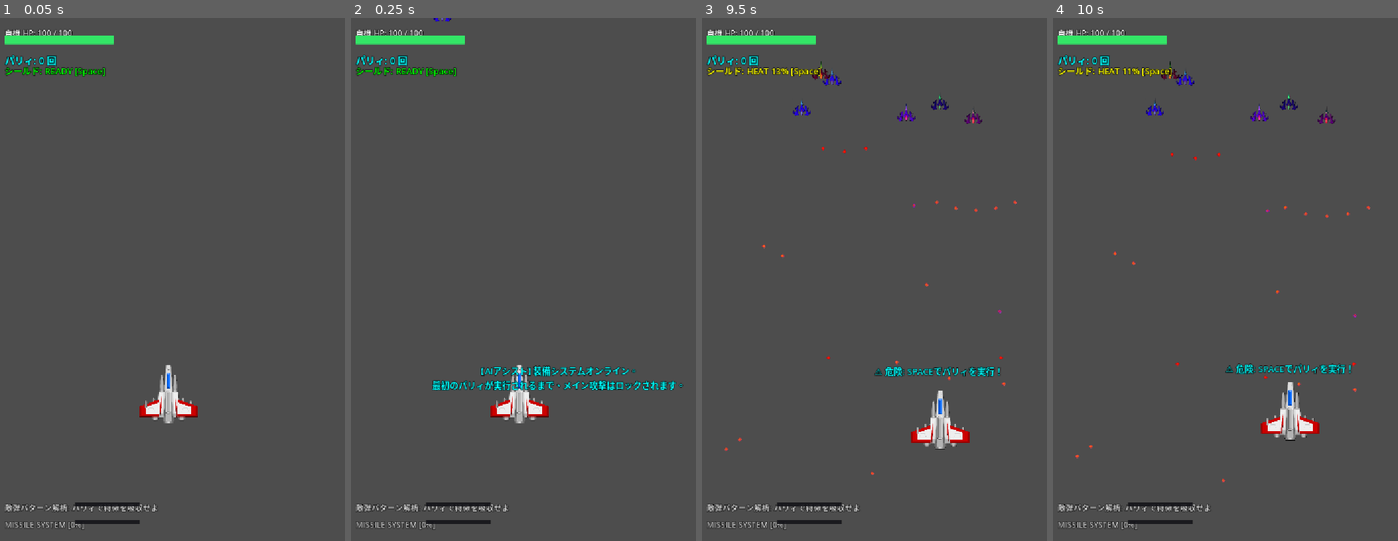
Above: before the commit, frames 1-4 (left to right).
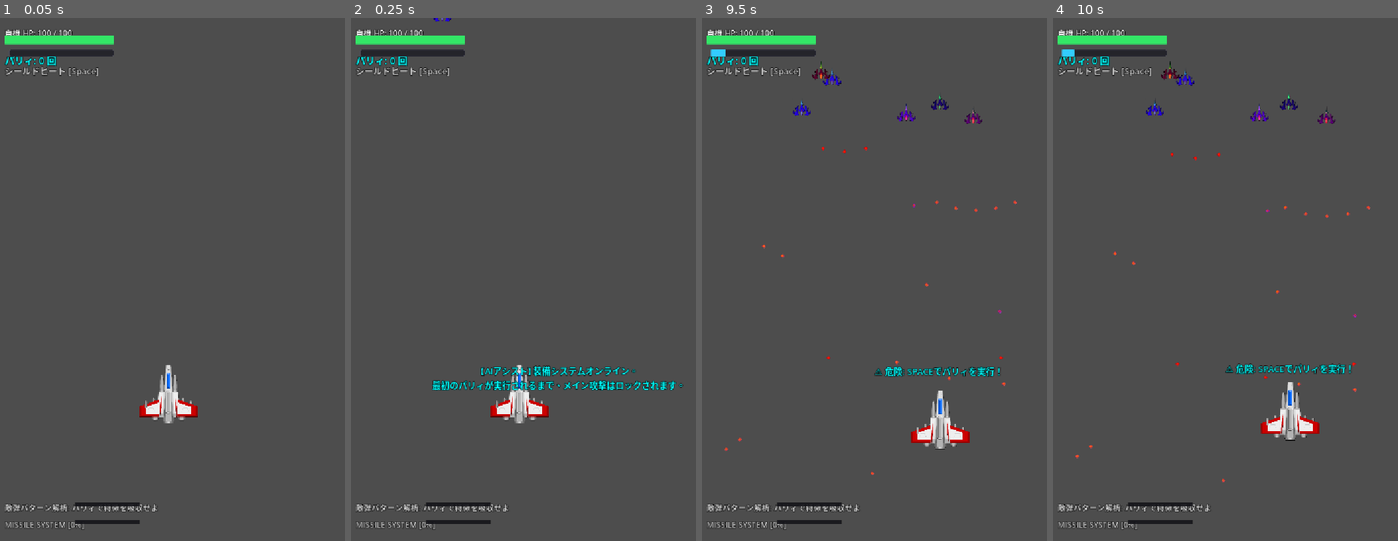
Above: after the commit, the same moments.

Repository: prapro-ou/-HP
Game: Godot game, scene res://game/main.tscn
The game is run twice, just before and just after one commit, with the same random seed, the same clock (stepped at 60 frames per second) and the same inputs. This scene is started directly instead of the project's main scene.
Inputs (mouse positions are in pixels of both pictures, inside the frame that each line leads up to):
- Up to frame 1 (0.05 s): no input
- Up to frame 2 (0.25 s): no input
- Up to frame 3 (9.5 s): tap Enter (ui_accept) at 0.5, 0.77, 1.52, 3.02, 3.77, 4.52, 6.02, 6.77, 7.52, 9.02 s; move the mouse to (950, 253) at 0.52 s; hold Right (ui_right) 0.53-1.28 s; hold Shift 0.53-1.28 s; click (950, 253) at 0.67 s; move the mouse to (802, 305) at 1.27 s; hold Down (ui_down) 1.28-2.03 s; tap Z at 1.35, 8.85 s; move the mouse to (909, 164) at 2.02 s; hold Right (ui_right) 2.03-2.78 s; hold C 2.03-2.78 s; move the mouse to (853, 384) at 2.77 s; hold Up (ui_up) 2.78-3.53 s; tap Space at 2.85 s; click (853, 384) at 2.92 s; move the mouse to (978, 357) at 3.52 s; hold X 3.53-4.28 s; hold Left (ui_left) 3.53-5.03 s; move the mouse to (767, 201) at 4.27 s; tap Shift at 4.35 s; move the mouse to (888, 279) at 5.02 s; hold Down (ui_down) 5.03-5.78 s; hold Z 5.03-5.78 s; click (888, 279) at 5.17 s; move the mouse to (819, 148) at 5.77 s; hold Right (ui_right) 5.78-6.53 s; tap C at 5.85 s; move the mouse to (950, 253) at 6.52 s; hold Up (ui_up) 6.53-7.28 s; hold Space 6.53-7.28 s; move the mouse to (802, 305) at 7.27 s; hold Right (ui_right) 7.28-8.03 s; tap X at 7.35 s; click (802, 305) at 7.42 s; move the mouse to (909, 164) at 8.02 s; hold Down (ui_down) 8.03-8.78 s; hold Shift 8.03-8.78 s; move the mouse to (853, 384) at 8.77 s; hold Left (ui_left) from 8.78 s (still down)
- Up to frame 4 (10 s): move the mouse to (1329, 357) at 9.52 s; release Left (ui_left) at 9.53 s; hold Up (ui_up) from 9.53 s (still down); hold C from 9.53 s (still down); click (1329, 357) at 9.67 s; tap Enter (ui_accept) at 9.77 s

The runs differ from the first frame. In frame 1, 0.7% of the frame differs, in the area x 1-34%, y 6-12%; in frame 2, 0.7%; in frame 3, 0.7%, in the area x 1-35%, y 6-12%; in frame 4, 0.7%.

Commit message:
feat: increase drone HP to 220, slow pattern analysis progress to 12.5%, and implement dynamic graphical heat progress bar

Diff:
--- a/game/core/ui.gd
+++ b/game/core/ui.gd
@@ -27,6 +27,9 @@
 @onready var warning_title: Label = $WarningTitle
 @onready var warning_subtitle: Label = $WarningSubtitle
 @onready var flash_overlay: ColorRect = $FlashOverlay
+
+
+var shield_heat_bar: ProgressBar
 
 
 func _ready() -> void:
@@ -47,6 +50,19 @@
 	setup_label_style(warning_subtitle, 24, Color.GOLD, 6)
 	setup_label_style(slot_beam_label, 18, Color.LIGHT_GRAY, 6)
 	setup_label_style(slot_missile_label, 18, Color.LIGHT_GRAY, 6)
+
+	# 動的なシールドヒートプログレスバーの追加
+	create_shield_heat_bar()
+
+
+func create_shield_heat_bar() -> void:
+	shield_heat_bar = ProgressBar.new()
+	shield_heat_bar.name = "ShieldHeatBar"
+	shield_heat_bar.show_percentage = false
+	shield_heat_bar.custom_minimum_size = Vector2(240, 16)
+	shield_heat_bar.position = Vector2(30, 72)
+	add_child(shield_heat_bar)
+	style_hp_bar(shield_heat_bar, Color(0.2, 0.8, 1.0))
 
 
 func style_hp_bar(bar: ProgressBar, color: Color) -> void:
@@ -127,6 +143,28 @@
 
 
 func update_guard_heat(heat: float, max_heat: float, is_overheated: bool, overheat_timer: float, is_guarding: bool) -> void:
+	if is_instance_valid(shield_heat_bar):
+		shield_heat_bar.max_value = max_heat
+		shield_heat_bar.value = heat
+
+		# 動的なプログレスバーのカラー演出
+		var fg_style = shield_heat_bar.get_theme_stylebox("fill") as StyleBoxFlat
+		if fg_style:
+			if is_overheated:
+				# オーバーヒート時の点滅赤発光
+				var flash = 0.5 + 0.5 * sin(Time.get_ticks_msec() * 0.02)
+				fg_style.bg_color = Color(1.0, 0.1, 0.1).lerp(Color(0.4, 0.0, 0.0), flash)
+			elif is_guarding:
+				fg_style.bg_color = Color(0.2, 1.0, 1.0) # シールド発射中水色
+			else:
+				var pct = (heat / max_heat)
+				if pct > 0.7:
+					fg_style.bg_color = Color(1.0, 0.45, 0.1) # 危険オレンジ
+				elif pct > 0.35:
+					fg_style.bg_color = Color(1.0, 0.85, 0.2) # 注意イエロー
+				else:
+					fg_style.bg_color = Color(0.2, 0.8, 1.0) # 水色
+
 	if is_overheated:
 		guard_status_label.text = "⚠️ OVERHEAT! 冷却中 (%.1fs)" % overheat_timer
 		guard_status_label.label_settings.font_color = Color.RED
@@ -135,15 +173,8 @@
 		guard_status_label.label_settings.font_color = Color.CYAN
 	else:
 		var pct = int((heat / max_heat) * 100.0)
-		if pct > 70:
-			guard_status_label.text = "シールド: HEAT %d%% ⚠️" % pct
-			guard_status_label.label_settings.font_color = Color.ORANGE
-		elif pct > 0:
-			guard_status_label.text = "シールド: HEAT %d%% [Space]" % pct
-			guard_status_label.label_settings.font_color = Color.YELLOW
-		else:
-			guard_status_label.text = "シールド: READY [Space]"
-			guard_status_label.label_settings.font_color = Color.GREEN
+		guard_status_label.text = "シールドヒート [Space]"
+		guard_status_label.label_settings.font_color = Color.LIGHT_GRAY
 
 
 func update_pattern_analysis(patterns: Dictionary) -> void:
--- a/game/enemies/drone/enemy_drone.gd
+++ b/game/enemies/drone/enemy_drone.gd
@@ -20,8 +20,8 @@
 func _ready_enemy() -> void:
 	add_to_group("drones")
 
-	# 個体強化：HPを90に引き上げてパリィと解析の歯ごたえをアップ
-	max_hp = 90
+	# 個体強化：HPを220に引き上げて非常に手応え・歯ごたえのある難度へ
+	max_hp = 220
 	current_hp = max_hp
 
 	# 射撃スタイルごとのビジュアルとパラメータ設定（弾速や間隔をマイルドにしパリィしやすく）
--- a/game/player/player.gd
+++ b/game/player/player.gd
@@ -475,8 +475,8 @@
 								current_stage = manager.current_stage_num
 						Global.save_game(current_stage, 0, {})
 
-				# パリィ成功時の攻撃パターン解析進捗
-				advance_analysis(bullet.bullet_type, 34.0)
+				# パリィ成功時の攻撃パターン解析進捗 (1回12.5%、約8回のパリィで解析完了)
+				advance_analysis(bullet.bullet_type, 12.5)
 
 				if shield_type == "power":
 					bullet.recycle_bullet()
@@ -499,7 +499,7 @@
 		trigger_parry_feedback()
 
 
-func advance_analysis(bullet_type: String, amount: float = 34.0) -> void:
+func advance_analysis(bullet_type: String, amount: float = 12.5) -> void:
 	"""パリィで敵弾パターンを解析し、自機兵装へ特徴を反映する"""
 	var pattern_key = "rapid"
 	if bullet_type.contains("wave") or bullet_type.contains("pulse") or bullet_type.contains("spread"):
